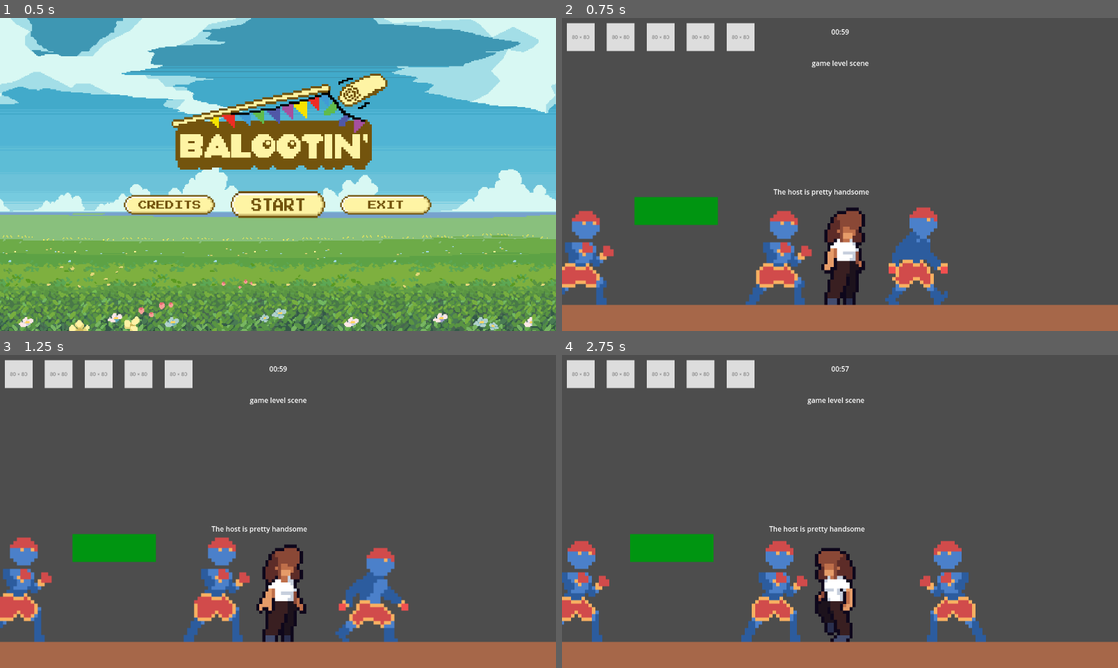
Above: before the commit, frames 1-4 (two rows, left to right).
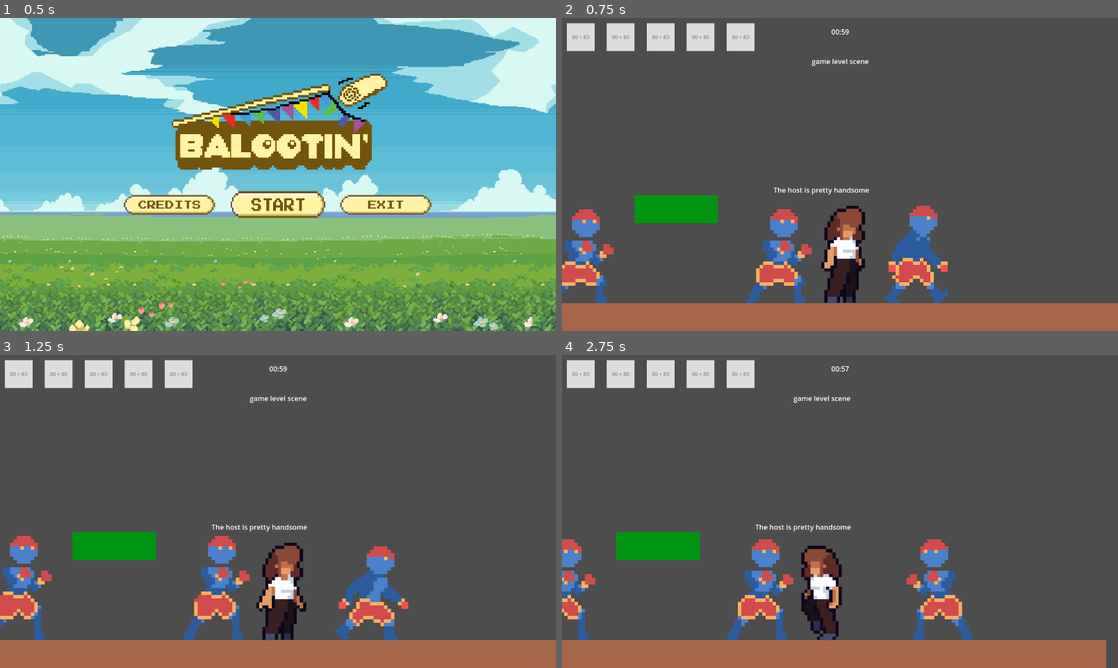
Above: after the commit, the same moments.

Repository: alexgaaranes/coss-gj-2025
Game: Godot game, scene res://levels/menu.tscn
The game is run twice, just before and just after one commit, with the same random seed, the same clock (stepped at 60 frames per second) and the same inputs. Sound files missing from this copy of the repository are replaced by a short silence.
Inputs (mouse positions are in pixels of both pictures, inside the frame that each line leads up to):
- Up to frame 1 (0.5 s): no input
- Up to frame 2 (0.75 s): click (840, 205) at 0.5 s
- Up to frame 3 (1.25 s): no input
- Up to frame 4 (2.75 s): tap Enter (ui_accept) at 1.25, 2.27, 2.3, 2.57 s; hold D (move_right) 1.28-2.03 s; hold Enter (ui_accept) 1.28-2.03 s; hold A (move_left) from 2.03 s (still down); tap Space (interact_food) at 2.1 s

Frame 1 is identical in both runs. In frame 2, 3.1% of the frame differs, in the area x 0-100%, y 13-92%; in frame 3, 3.2%; in frame 4, 9.9%, in the area x 0-100%, y 13-100%.

Commit message:
feat: camera tween

Diff:
--- a/GlobalSignals.gd
+++ b/GlobalSignals.gd
@@ -9,6 +9,8 @@
 signal is_overlapping_food
 signal is_not_overlapping_food
 
+signal shake_camera
+
 # Global Audio Signals
 signal play_sound
 signal play_step
--- /dev/null
+++ b/GlobalSounds.gd
@@ -0,0 +1,11 @@
+extends Node
+
+@onready var click_sound = preload("res://assets/audio/click.wav")
+
+func play_click():
+	var audio_player = AudioStreamPlayer.new()
+	audio_player.stream = click_sound
+	add_child(audio_player)
+	audio_player.play()
+	await audio_player.finished
+	audio_player.queue_free()
--- a/levels/game_level.tscn
+++ b/levels/game_level.tscn
@@ -12,6 +12,13 @@
 
 [sub_resource type="RectangleShape2D" id="RectangleShape2D_n0b0m"]
 size = Vector2(128, 384)
+
+[sub_resource type="Environment" id="Environment_wtvao"]
+tonemap_mode = 3
+glow_enabled = true
+glow_intensity = 0.3
+glow_bloom = 1.0
+glow_hdr_threshold = 1.5
 
 [node name="GameLevel" type="Node2D"]
 process_mode = 1
@@ -63,3 +70,6 @@
 position = Vector2(48, 416)
 
 [node name="GameLogic" parent="." instance=ExtResource("5_2i5ty")]
+
+[node name="WorldEnvironment" type="WorldEnvironment" parent="."]
+environment = SubResource("Environment_wtvao")
--- a/project.godot
+++ b/project.godot
@@ -18,6 +18,7 @@
 [autoload]
 
 GlobalSignals="*res://GlobalSignals.gd"
+GlobalSounds="*res://GlobalSounds.gd"
 
 [display]
 
--- a/scenes/audio/sfx_handler.tscn
+++ b/scenes/audio/sfx_handler.tscn
@@ -7,6 +7,7 @@
 [ext_resource type="AudioStream" uid="uid://bhi6hljxjyumt" path="res://assets/audio/step1.wav" id="4_qm26m"]
 [ext_resource type="AudioStream" uid="uid://dgyrm46fwlw2v" path="res://assets/audio/step2.wav" id="5_873n7"]
 [ext_resource type="AudioStream" uid="uid://dwnd5bkjspd8x" path="res://assets/audio/click.wav" id="5_dk0y7"]
+[ext_resource type="AudioStream" uid="uid://clj2d1eerlltm" path="res://assets/audio/caught.wav" id="6_bj72o"]
 [ext_resource type="AudioStream" uid="uid://b8a076m6jdbwf" path="res://assets/audio/step3.wav" id="6_dk0y7"]
 
 [node name="SfxHandler" type="Node2D"]
@@ -24,6 +25,9 @@
 [node name="Click" type="AudioStreamPlayer2D" parent="."]
 stream = ExtResource("5_dk0y7")
 
+[node name="Caught" type="AudioStreamPlayer2D" parent="."]
+stream = ExtResource("6_bj72o")
+
 [node name="Steps" type="Node2D" parent="."]
 
 [node name="Step1" type="AudioStreamPlayer2D" parent="Steps"]
--- /dev/null
+++ b/scenes/player/camera_2d.gd
@@ -0,0 +1,40 @@
+
+extends Camera2D
+
+var shake_strength = 0.0
+var shake_decay = 10.0
+var zoom_tween: Tween = null
+
+func _ready():
+	GlobalSignals.connect("shake_camera", self.start_shake)
+	GlobalSignals.connect("is_stealing_food", self.shrink_cam)
+	GlobalSignals.connect("is_finished_stealing_food", self.reset_cam_zoom)
+	GlobalSignals.connect("has_failed_stealing_food", self.reset_cam_zoom)
+
+func _process(delta):
+	# camera shake
+	if shake_strength > 0:
+		offset = Vector2(
+			randf_range(-shake_strength, shake_strength),
+			randf_range(-shake_strength, shake_strength)
+		)
+		shake_strength = max(shake_strength - shake_decay * delta, 0)
+	else:
+		offset = Vector2.ZERO
+
+func start_shake(strength: float):
+	shake_strength = strength
+
+func shrink_cam():
+	if zoom_tween:
+		zoom_tween.kill()
+	zoom_tween = create_tween()
+	zoom_tween.set_ease(Tween.EASE_OUT)
+	zoom_tween.tween_property(self, "zoom", Vector2(1.5,1.5), 1)
+
+func reset_cam_zoom():
+	if zoom_tween:
+		zoom_tween.kill()
+	zoom_tween = create_tween()
+	zoom_tween.set_ease(Tween.EASE_IN)
+	zoom_tween.tween_property(self, "zoom", Vector2(1,1), 0.5)
--- a/scenes/player/player.tscn
+++ b/scenes/player/player.tscn
@@ -17,6 +17,7 @@
 [ext_resource type="Texture2D" uid="uid://dc3r7x7a3tsog" path="res://assets/player_sprites/walk/Character1F_3_walk_5.png" id="15_iqsei"]
 [ext_resource type="Texture2D" uid="uid://c5fnmu7dfoymn" path="res://assets/player_sprites/walk/Character1F_3_walk_6.png" id="16_tffgl"]
 [ext_resource type="Texture2D" uid="uid://c3yit2k7pfppr" path="res://assets/player_sprites/walk/Character1F_3_walk_7.png" id="17_pk8ii"]
+[ext_resource type="Script" uid="uid://d2y0fbodq05do" path="res://scenes/player/camera_2d.gd" id="18_uf5tr"]
 
 [sub_resource type="SpriteFrames" id="SpriteFrames_kvlxm"]
 animations = [{
@@ -99,4 +100,7 @@
 shape = SubResource("CapsuleShape2D_dovo2")
 
 [node name="Camera2D" type="Camera2D" parent="."]
+position = Vector2(0, -48)
 offset = Vector2(0, -350)
+position_smoothing_enabled = true
+script = ExtResource("18_uf5tr")
--- a/scripts/food/food.gd
+++ b/scripts/food/food.gd
@@ -3,8 +3,10 @@
 var is_overlapping = false
 var has_timer = false
 var is_stealing = false
+var player = null
 
 func _on_area_2d_area_entered(area):
+	player = area.get_parent()
 	GlobalSignals.emit_signal("is_overlapping_food")
 	is_overlapping = true
 
@@ -14,6 +16,13 @@
 	GlobalSignals.connect("has_failed_stealing_food", self._on_exit_stealing)
 
 func _process(delta):
+	if player != null and player.velocity != Vector2.ZERO:
+		if is_stealing:
+			del_timer()
+			GlobalSignals.emit_signal("has_failed_stealing_food")
+			is_overlapping = true	# only for this
+		else:
+			return
 	if Input.is_action_just_released("interact_food") and is_overlapping:
 		spawn_timer()
 		GlobalSignals.emit_signal("play_sound", "InteractFood")
@@ -27,6 +36,7 @@
 func _on_area_2d_area_shape_exited(area_rid, area, area_shape_index, local_shape_index):
 	GlobalSignals.emit_signal("is_not_overlapping_food")
 	GlobalSignals.emit_signal("is_finished_stealing_food")
+	player = null
 	del_timer()
 
 
--- a/scripts/level/menu.gd
+++ b/scripts/level/menu.gd
@@ -4,10 +4,10 @@
 	# play some music or some sht sa umpisa
 	pass
 
-
 func _on_start_btn_pressed():
+	GlobalSounds.play_click()
 	get_tree().change_scene_to_file("res://levels/game_level.tscn")  # Change to your level scene path
 
-
 func _on_quit_btn_pressed():
+	GlobalSounds.play_click()
 	get_tree().quit()
--- a/scripts/player/player.gd
+++ b/scripts/player/player.gd
@@ -6,7 +6,8 @@
 var direction: int = 1  # 1 = right, -1 = left
 @onready var sprite: AnimatedSprite2D = get_node("AnimatedSprite2D")
 
-var isStealing: bool = false;
+var isStealing: bool = false
+var velocity: Vector2
 
 func _ready():
 	sprite.play("Idle")
@@ -16,7 +17,7 @@
 	pass
 
 func _physics_process(delta):
-	var velocity = Vector2.ZERO
+	velocity = Vector2.ZERO
 	if Input.is_action_pressed("move_left"):
 		velocity.x -= speed / weight
 		sprite.flip_h = true
--- a/scripts/timing_indicator/timer.gd
+++ b/scripts/timing_indicator/timer.gd
@@ -61,12 +61,14 @@
 			add_food_weight()
 			input_feedback(true)
 			GlobalSignals.emit_signal("is_finished_stealing_food", 500)
+			GlobalSignals.emit_signal("is_finished_stealing_food")
 			GlobalSignals.emit_signal("play_sound", "Scoop")
 		else:
 			print("Skill Check Failed")
 			input_feedback(false)
 			GlobalSignals.emit_signal("has_failed_stealing_food")
 			GlobalSignals.emit_signal("play_sound", "FailedScoop")
+			GlobalSignals.emit_signal("shake_camera", 5.0)
 		is_active = false
 
 
Not shown, added: GlobalSounds.gd.uid
Not shown, added: assets/audio/caught.wav.import
Not shown: 1 places in levels/game_level.tscn that only renumber resources
Not shown: 1 places in levels/menu.tscn that only renumber resources
Not shown: 1 places in scenes/audio/sfx_handler.tscn that only renumber resources
Not shown, added: scenes/player/camera_2d.gd.uid
Not shown: 1 places in scenes/player/player.tscn that only renumber resources
Not shown, added: assets/audio/caught.wav
